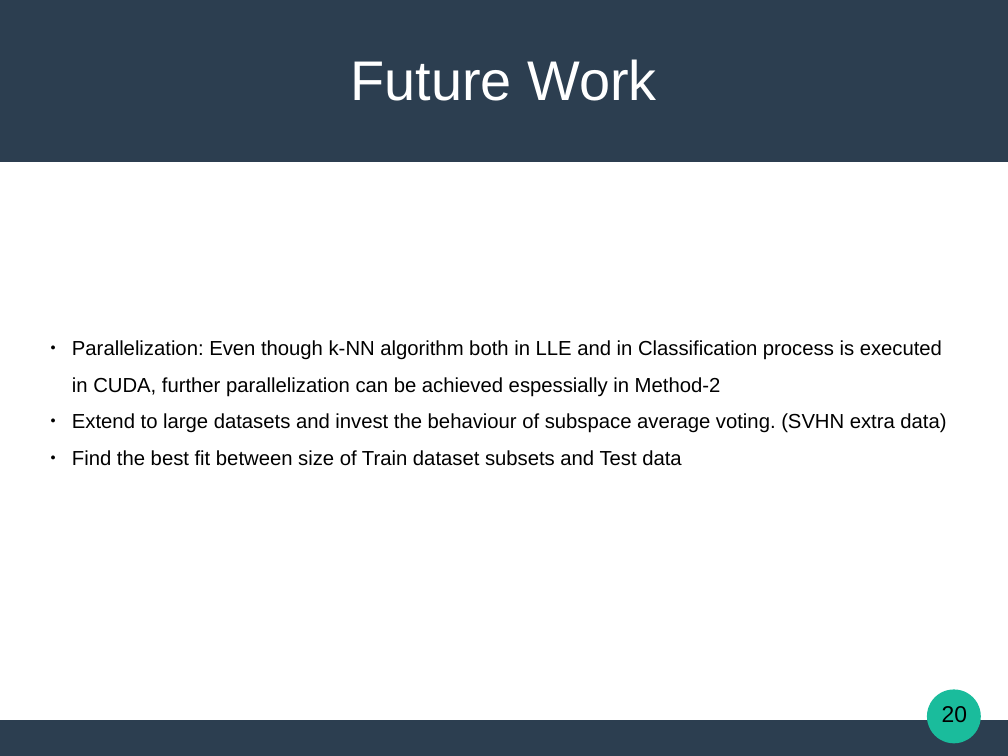
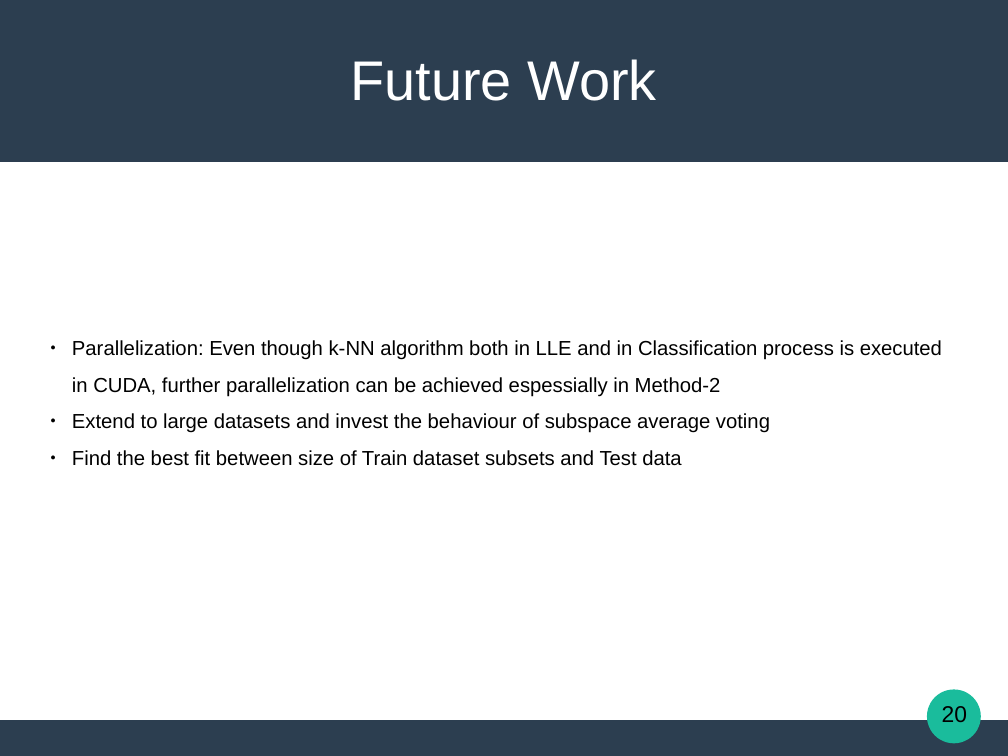
Before and after one commit to Katsileros/Dimensionality_Reduction, a slide deck: slide 20 of Diploma-Thesis-LaTeX/presentation/Locally_Linear_Embeddings_in_Pattern_Recognition.odp. Drawn at 1008x756 pixels with LibreOffice and Linux fonts; fonts in the diff are those of the drawing. Boxes give left, top, right and bottom in pixels: in the first picture for what was removed or moved away, otherwise in the second. Text is boxed around its words. In the diff, an @@ line names an element or a change of style, - is before the commit and + after.

```diff
--- a/Diploma-Thesis-LaTeX/presentation/Locally_Linear_Embeddings_in_Pattern_Recognition.odp
+++ b/Diploma-Thesis-LaTeX/presentation/Locally_Linear_Embeddings_in_Pattern_Recognition.odp
@@ subtitle at [72,413,770,433]: text changed @@
-● Extend to large datasets and invest the behaviour of subspace average voting. (SVHN extra data)
+● Extend to large datasets and invest the behaviour of subspace average voting
```
Also in this commit, not shown: 8 other slides changed, 1 other file.
